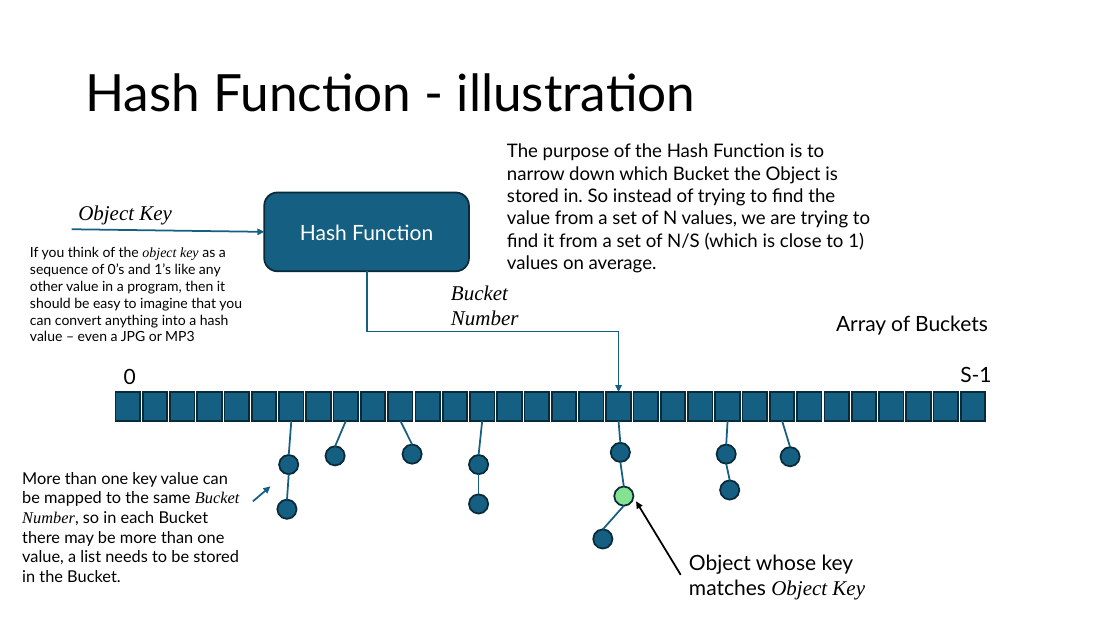
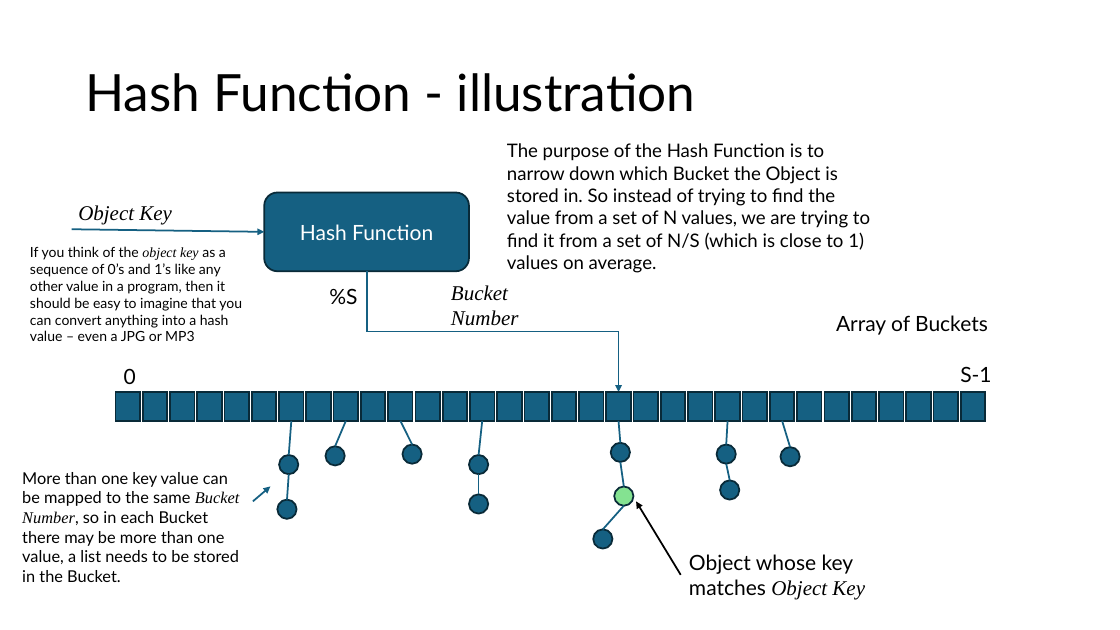
Before and after one commit to wai-t/CompSci, a slide deck: slide 23 of ComputerScience/Data_structures/Data Structures.pptx. Drawn at 1120x630 pixels with LibreOffice and Linux fonts; fonts in the diff are those of the drawing. Boxes give left, top, right and bottom in pixels: in the first picture for what was removed or moved away, otherwise in the second. Text is boxed around its words. In the diff, an @@ line names an element or a change of style, - is before the commit and + after.

```diff
--- a/ComputerScience/Data_structures/Data Structures.pptx
+++ b/ComputerScience/Data_structures/Data Structures.pptx
@@ text added at (329, 288, 357, 304), 18 pt, text #000000 @@
+%S
```
Also in this commit, not shown: 12 other slides changed.
